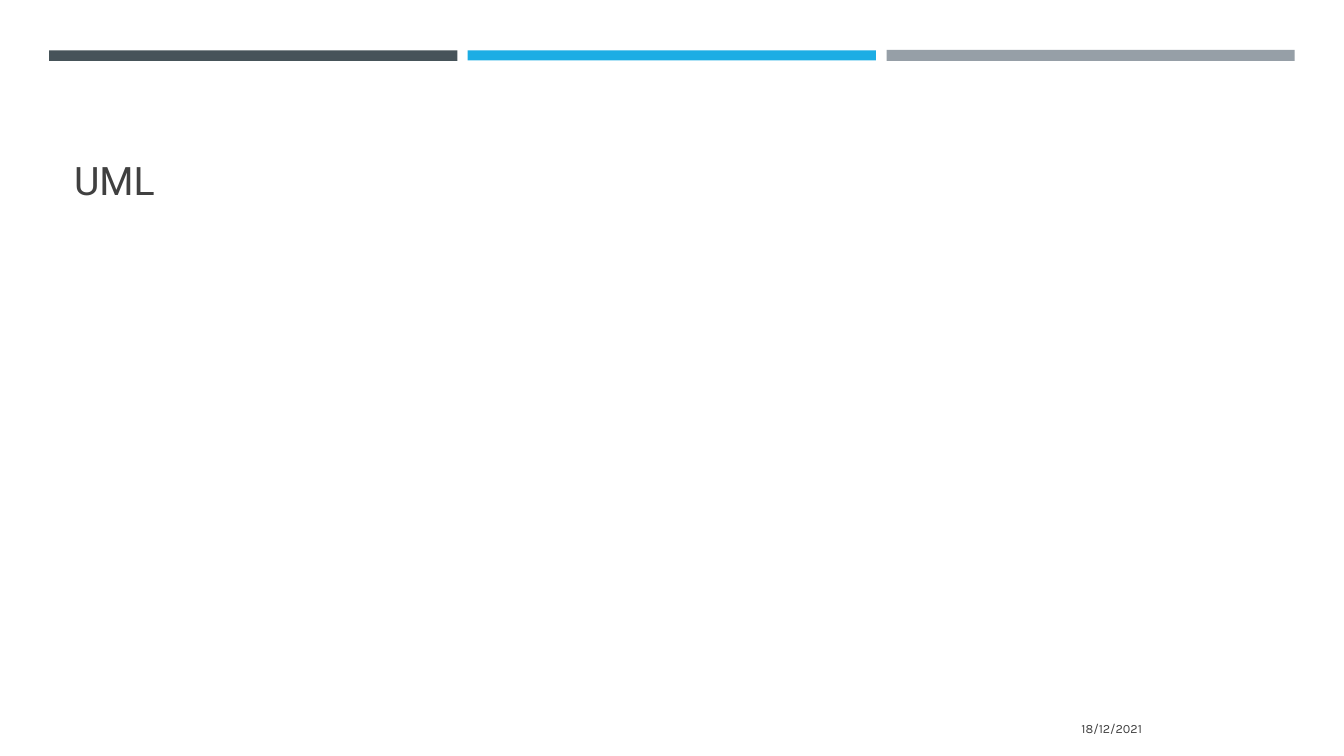
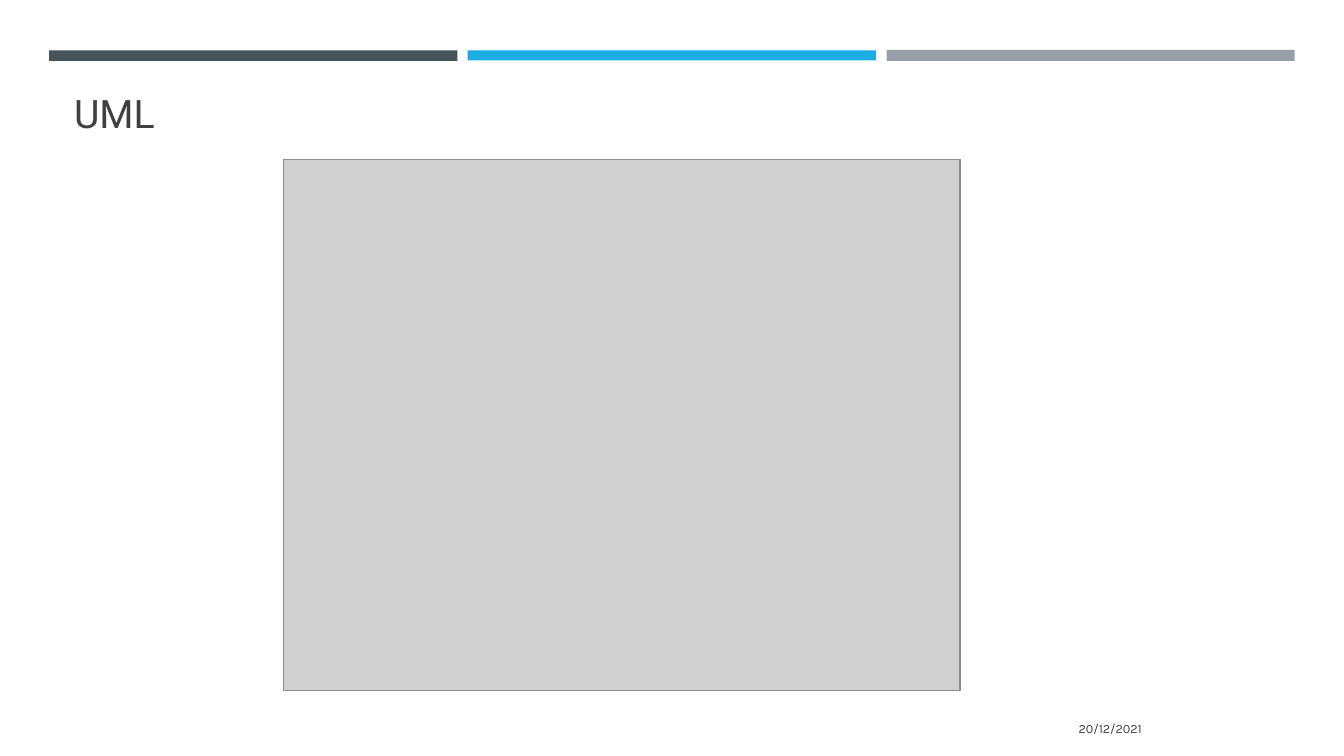
Before and after one commit to CiscoPr/Project-A-irlines-ED-, a slide deck: slide 5 of UMLS_AED/PROJ_AED.pptx. Drawn at 1344x756 pixels with LibreOffice and Linux fonts; fonts in the diff are those of the drawing; grey boxes stand for pictures. Boxes give left, top, right and bottom in pixels: in the first picture for what was removed or moved away, otherwise in the second. Text is boxed around its words. In the diff, an @@ line names an element or a change of style, - is before the commit and + after.

```diff
--- a/UMLS_AED/PROJ_AED.pptx
+++ b/UMLS_AED/PROJ_AED.pptx
@@ title "UML": place and size @@
-title "UML" at <box>74,167,155,196</box>
+title "UML" at <box>74,100,155,129</box>
@@ picture added at <box>283,159,961,691</box> @@
@@ text at <box>1079,724,1142,734</box>: text changed @@
-18/12/2021
+20/12/2021
```
Also in this commit, not shown: 7 other slides changed, 1 slide added, 2 slides removed, 1 other file.
